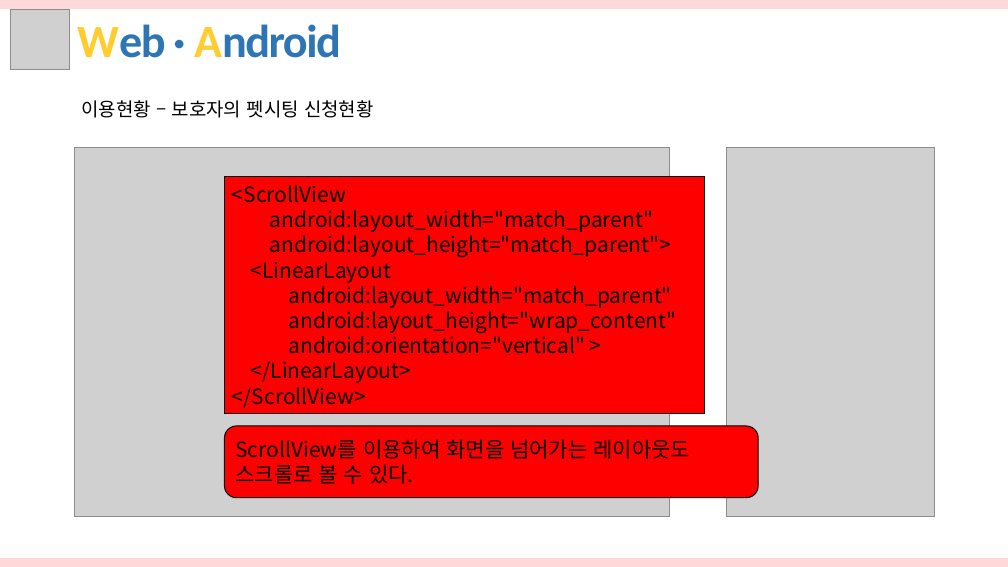
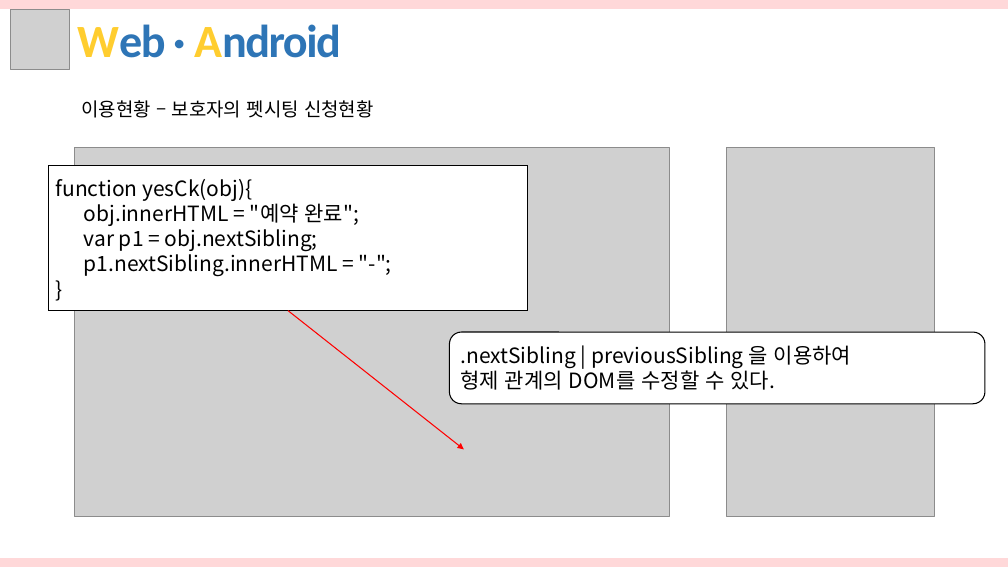
Before and after one commit to hhsw07/ezen-academy-projects, a slide deck: slide 8 of WebContent/hsw/3조 화면구현_hsw.pptx. Drawn at 1008x567 pixels with LibreOffice and Linux fonts; fonts in the diff are those of the drawing; grey boxes stand for pictures. Boxes give left, top, right and bottom in pixels: in the first picture for what was removed or moved away, otherwise in the second. Text is boxed around its words. In the diff, an @@ line names an element or a change of style, - is before the commit and + after.

```diff
--- a/WebContent/hsw/3조 화면구현_hsw.pptx
+++ b/WebContent/hsw/3조 화면구현_hsw.pptx
@@ rectangle added at bbox=[48, 166, 529, 311], fill #FFFFFF, outline #000000 1 pt, 20 pt, text #000000 @@
+function yesCk(obj){
+obj.innerHTML = "예약 완료";
+var p1 = obj.nextSibling;
+p1.nextSibling.innerHTML = "-";
+}
@@ rectangle removed at bbox=[225, 176, 705, 414] @@
-<ScrollView
-android:layout_width="match_parent"
-android:layout_height="match_parent">
-<LinearLayout
-android:layout_width="match_parent"
-android:layout_height="wrap_content"
-android:orientation="vertical" >
-</LinearLayout>
-</ScrollView>
@@ arrow added from (288, 311) to (464, 449), #FF0000 1 pt @@
@@ rounded rectangle added at bbox=[449, 332, 985, 404], fill #FFFFFF, outline #000000 1 pt, 20 pt, text #000000 @@
+.nextSibling | previousSibling 을 이용하여
+형제 관계의 DOM를 수정할 수 있다.
@@ rounded rectangle removed at bbox=[225, 426, 758, 498] @@
-ScrollView를 이용하여 화면을 넘어가는 레이아웃도 스크롤로 볼 수 있다.
```
Also in this commit, not shown: 2 other slides changed, 7 other files.
